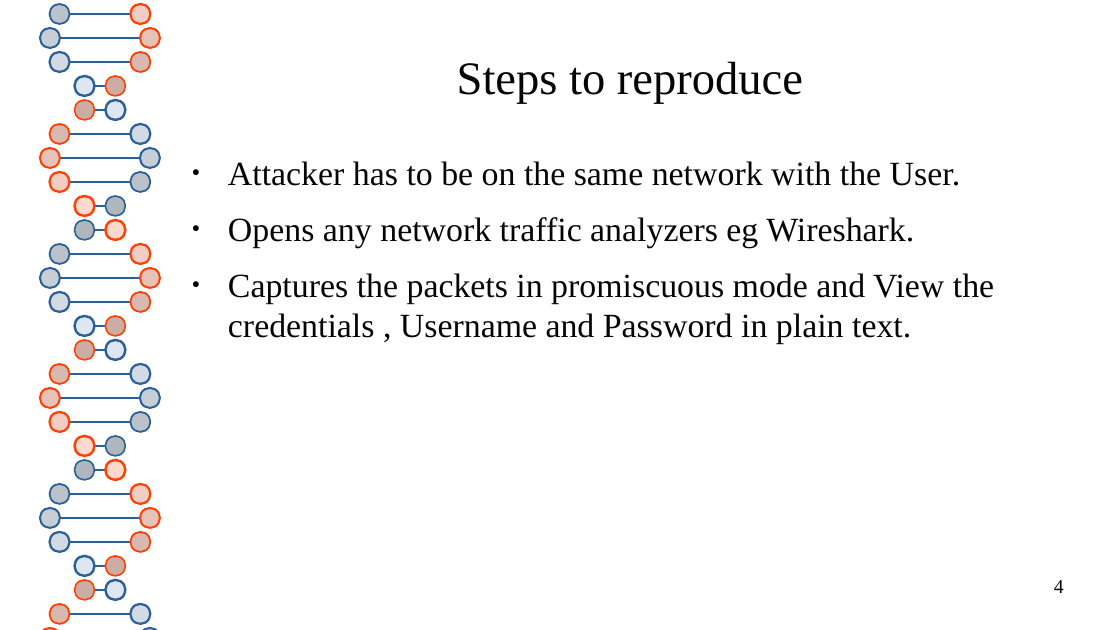
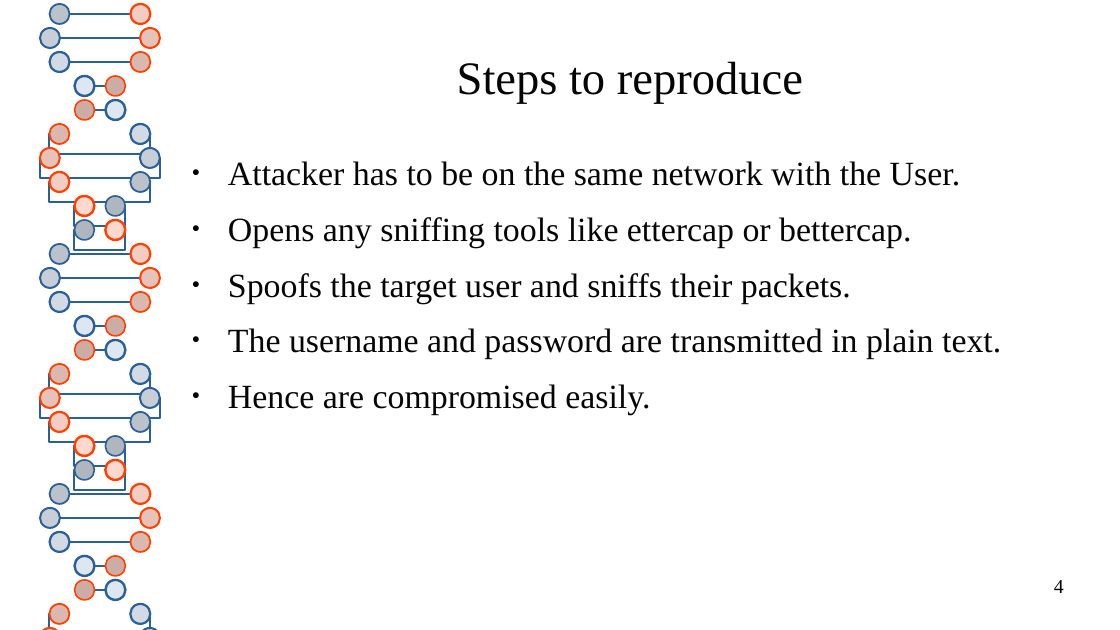
Before and after one commit to Danboyemkay/Internship_Studio_Tasks, a slide deck: slide 4 of Task2/My_report_on_zero.webappsecurity.com.pptx. Drawn at 1120x630 pixels with LibreOffice and Linux fonts; fonts in the diff are those of the drawing. Boxes give left, top, right and bottom in pixels: in the first picture for what was removed or moved away, otherwise in the second. Text is boxed around its words. In the diff, an @@ line names an element or a change of style, - is before the commit and + after.

```diff
--- a/Task2/My_report_on_zero.webappsecurity.com.pptx
+++ b/Task2/My_report_on_zero.webappsecurity.com.pptx
@@ elbow line moved from (130, 134) - (69, 134) to (69, 134) - (130, 134) @@
@@ elbow line moved from (140, 159) - (60, 159) to (60, 159) - (140, 159) @@
@@ elbow line moved from (130, 182) - (69, 182) to (69, 182) - (130, 182) @@
@@ elbow line moved from (106, 206) - (95, 206) to (95, 206) - (106, 206) @@
@@ elbow line moved from (106, 230) - (95, 230) to (95, 230) - (106, 230) @@
@@ text at (228, 217, 1001, 414): text changed @@
-● Opens any network traffic analyzers eg Wireshark.
-● Captures the packets in promiscuous mode and View the credentials , Username and Password in plain text.
+● Opens any sniffing tools like ettercap or bettercap.
+● Spoofs the target user and sniffs their packets.
+● The username and password are transmitted in plain text.
+● Hence are compromised easily.
@@ elbow line moved from (140, 398) - (60, 398) to (69, 374) - (130, 374) @@
@@ elbow line moved from (130, 374) - (69, 374) to (60, 398) - (140, 398) @@
@@ elbow line moved from (130, 422) - (69, 422) to (69, 422) - (130, 422) @@
@@ elbow line moved from (106, 446) - (95, 446) to (95, 446) - (106, 446) @@
@@ elbow line moved from (106, 471) - (95, 471) to (95, 471) - (106, 471) @@
@@ elbow line moved from (130, 614) - (69, 614) to (69, 614) - (130, 614) @@
```
Also in this commit, not shown: 5 other slides changed, 1 other file.
